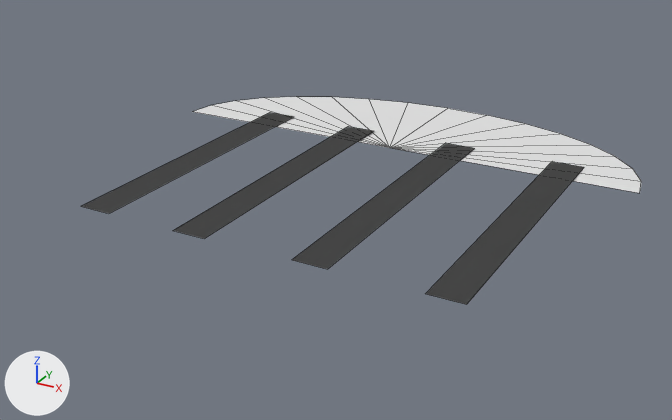
The Blender file Spiradic/Assets/Models/Jellyfish.blend: old version first, new version second.
Before and after are seen from a 50 mm camera at (2.48, -5.31, 7.33) aimed at (-0.12, -0.59, 4.97). The lights are fixed; the arrows at lower left show +X, +Y and +Z. Mesh edges are drawn as thin lines.

The older version as bpy lines, for what is in view:
```python
me_circle = bpy.data.meshes.new('Circle')
me_circle.from_pydata(...)  # 18 vertices, 16 faces; spans x -1.64..1.64, y 0.0..1.0, z 0.0
me_plane = bpy.data.meshes.new('Plane')
me_plane.from_pydata(...)  # 9 vertices, 6 faces, 1 loose edge; spans x -0.1..0.1, y -1.88..0.12, z 0.0
# before: 0 (-0.1, -1.88, 0.0) at pixel (80, 206), 1 (0.1, -1.88, 0.0) at pixel (108, 213), 2 (-0.1, 0.12, 0.0) at pixel (270, 112), 3 (0.1, 0.12, 0.0) at pixel (294, 116), 4 (-0.1, 0.12, 0.0) at pixel (270, 112)
# before: 5 (-0.1, -1.88, 0.0) at pixel (80, 206), 6 (0.1, -1.88, 0.0) at pixel (108, 213), 7 (0.1, 0.12, 0.0) at pixel (294, 116), 8 (-0.1, -1.88, 0.0) at pixel (80, 206)
me_plane_001 = bpy.data.meshes.new('Plane.001')
me_plane_001.from_pydata(...)  # 9 vertices, 6 faces, 1 loose edge; spans x -0.1..0.1, y -1.88..0.12, z 0.0
# before: 0 (-0.1, -1.88, 0.0) at pixel (172, 230), 1 (0.1, -1.88, 0.0) at pixel (204, 238), 2 (-0.1, 0.12, 0.0) at pixel (348, 126), 3 (0.1, 0.12, 0.0) at pixel (374, 130), 4 (-0.1, 0.12, 0.0) at pixel (348, 126)
# before: 5 (-0.1, -1.88, 0.0) at pixel (172, 230), 6 (0.1, -1.88, 0.0) at pixel (204, 238), 7 (0.1, 0.12, 0.0) at pixel (374, 130), 8 (-0.1, -1.88, 0.0) at pixel (172, 230)
me_plane_002 = bpy.data.meshes.new('Plane.002')
me_plane_002.from_pydata(...)  # 9 vertices, 6 faces, 1 loose edge; spans x -0.1..0.1, y -1.88..0.12, z 0.0
# before: 0 (-0.1, -1.88, 0.0) at pixel (291, 259), 1 (0.1, -1.88, 0.0) at pixel (327, 269), 2 (-0.1, 0.12, 0.0) at pixel (445, 142), 3 (0.1, 0.12, 0.0) at pixel (474, 148), 4 (-0.1, 0.12, 0.0) at pixel (445, 142)
# before: 5 (-0.1, -1.88, 0.0) at pixel (291, 259), 6 (0.1, -1.88, 0.0) at pixel (327, 269), 7 (0.1, 0.12, 0.0) at pixel (474, 148), 8 (-0.1, -1.88, 0.0) at pixel (291, 259)
me_plane_003 = bpy.data.meshes.new('Plane.003')
me_plane_003.from_pydata(...)  # 9 vertices, 6 faces, 1 loose edge; spans x -0.1..0.1, y -1.88..0.12, z 0.0
# before: 0 (-0.1, -1.88, 0.0) at pixel (425, 293), 1 (0.1, -1.88, 0.0) at pixel (466, 304), 2 (-0.1, 0.12, 0.0) at pixel (552, 161), 3 (0.1, 0.12, 0.0) at pixel (584, 167), 4 (-0.1, 0.12, 0.0) at pixel (552, 161)
# before: 5 (-0.1, -1.88, 0.0) at pixel (425, 293), 6 (0.1, -1.88, 0.0) at pixel (466, 304), 7 (0.1, 0.12, 0.0) at pixel (584, 167), 8 (-0.1, -1.88, 0.0) at pixel (425, 293)
ob_circle = bpy.data.objects.new('Circle', me_circle)
ob_circle.location = (-0.039, 0.011, 5.208)
ob_plane = bpy.data.objects.new('Plane', me_plane)
ob_plane.location = (-1.037, 0.139, 5.217)
ob_plane_001 = bpy.data.objects.new('Plane.001', me_plane_001)
ob_plane_001.location = (-0.377, 0.13, 5.217)
ob_plane_002 = bpy.data.objects.new('Plane.002', me_plane_002)
ob_plane_002.location = (0.364, 0.139, 5.217)
ob_plane_003 = bpy.data.objects.new('Plane.003', me_plane_003)
ob_plane_003.location = (1.096, 0.139, 5.217)
```
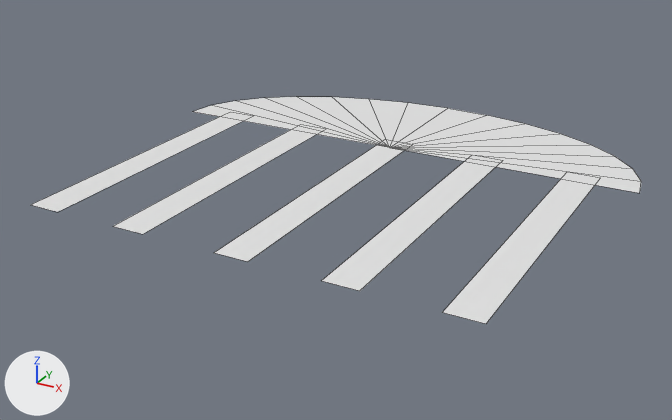
The newer file is also turned or shifted as a whole; pictures and numbers use the older file's frame.

Where the change shows, as pixel boxes [x1, y1, x2, y2] in the pictures (672 x 420 px):
'Plane.003', reshaped: before [426, 162, 584, 304]; after [443, 179, 595, 324]
'Plane.001', reshaped (14% narrower, 16% taller): before [173, 126, 374, 238]; after [322, 161, 495, 291]
'Plane.002', reshaped (11% wider, 17% shorter): before [292, 143, 474, 269]; after [113, 130, 316, 234]
'Plane', reshaped (11% narrower, 16% taller): before [81, 112, 294, 213]; after [214, 145, 404, 262]
'Plane.004', added: after [31, 117, 242, 212]
part 2 of me_plane_002, deleted: before [292, 143, 474, 269]
part 3 of me_plane_002, added: after [113, 130, 316, 234]
part 4 of me_plane_001, deleted: before [173, 126, 374, 238]
part 5 of me_plane_001, added: after [322, 161, 495, 291]
part 6 of me_plane, deleted: before [81, 112, 294, 213]
part 7 of me_plane, added: after [214, 145, 404, 262]

Diff of the bpy script that builds the scene:
```diff
--- a/Spiradic/Assets/Models/Jellyfish.blend.py
+++ b/Spiradic/Assets/Models/Jellyfish.blend.py
@@ me_plane_003 @@
 me_plane_003.from_pydata(...)  # 9 vertices, 6 faces, 1 loose edge; spans x -0.1..0.1, y -1.88..0.12, z 0.0
 # used by ob_plane_003; location = (1.096, 0.139, 5.217)
 # verts and faces of me_plane_003; kept vertices keep their numbers, new ones are numbered from 9
+# me_plane_003 part 1
+delete_vertices([*range(0, 9)])  # with the faces that use them
+verts[9] = (0.03, -1.99, -0.01)  # pixel (442, 312)
+verts[10] = (0.24, -1.99, -0.01)  # pixel (486, 323)
+verts[11] = (0.03, 0.01, -0.01)  # pixel (567, 171)
+verts[12] = (0.24, 0.01, -0.01)  # pixel (600, 177)
+faces += [(9, 10, 12, 11)]
@@ me_plane_002 @@
 me_plane_002.from_pydata(...)  # 9 vertices, 6 faces, 1 loose edge; spans x -0.1..0.1, y -1.88..0.12, z 0.0
 # used by ob_plane_002; location = (0.364, 0.139, 5.217)
 # verts and faces of me_plane_002; kept vertices keep their numbers, new ones are numbered from 9
+# me_plane_002 part 2
+delete_vertices([*range(0, 9)])  # with the faces that use them
+# me_plane_002 part 3
+verts[9] = (-1.18, -1.99, -0.01)  # pixel (112, 226)
+verts[10] = (-0.97, -1.99, -0.01)  # pixel (142, 234)
+verts[11] = (-1.18, 0.01, -0.01)  # pixel (300, 124)
+verts[12] = (-0.97, 0.01, -0.01)  # pixel (326, 128)
+faces += [(9, 10, 12, 11)]
@@ me_plane_001 @@
 me_plane_001.from_pydata(...)  # 9 vertices, 6 faces, 1 loose edge; spans x -0.1..0.1, y -1.88..0.12, z 0.0
 # used by ob_plane_001; location = (-0.377, 0.13, 5.217)
 # verts and faces of me_plane_001; kept vertices keep their numbers, new ones are numbered from 9
+# me_plane_001 part 4
+delete_vertices([*range(0, 9)])  # with the faces that use them
+# me_plane_001 part 5
+verts[9] = (0.87, -1.98, -0.01)  # pixel (321, 280)
+verts[10] = (1.08, -1.98, -0.01)  # pixel (359, 290)
+verts[11] = (0.87, 0.02, -0.01)  # pixel (472, 154)
+verts[12] = (1.08, 0.02, -0.01)  # pixel (503, 160)
+faces += [(9, 10, 12, 11)]
@@ me_plane @@
 me_plane.from_pydata(...)  # 9 vertices, 6 faces, 1 loose edge; spans x -0.1..0.1, y -1.88..0.12, z 0.0
 # used by ob_plane; location = (-1.037, 0.139, 5.217)
 # verts and faces of me_plane; kept vertices keep their numbers, new ones are numbered from 9
+# me_plane part 6
+delete_vertices([*range(0, 9)])  # with the faces that use them
+# me_plane part 7
+verts[9] = (0.9, -1.99, -0.01)  # pixel (213, 252)
+verts[10] = (1.11, -1.99, -0.01)  # pixel (247, 261)
+verts[11] = (0.9, 0.01, -0.01)  # pixel (385, 139)
+verts[12] = (1.11, 0.01, -0.01)  # pixel (413, 144)
+faces += [(9, 10, 12, 11)]
@@ me_plane_008 @@
+me_plane_008.from_pydata([(-0.1, -1.86, 0.0), (0.11, -1.86, 0.0), (-0.1, 0.14, 0.0), (0.11, 0.14, 0.0)], [], [(0, 1, 3, 2)])
@@ ob_plane_004 @@
+ob_plane_004 = bpy.data.objects.new('Plane.004', me_plane_008)
+ob_plane_004.location = (-1.323, 0.011, 5.208)
```
